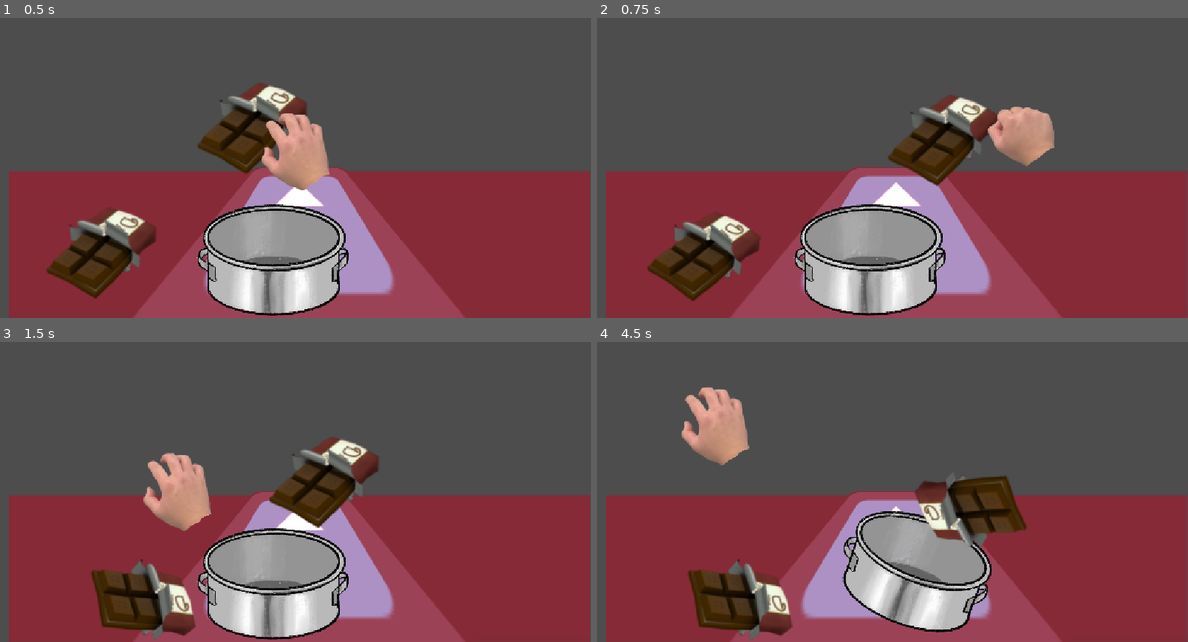
Above: before the commit, frames 1-4 (two rows, left to right).
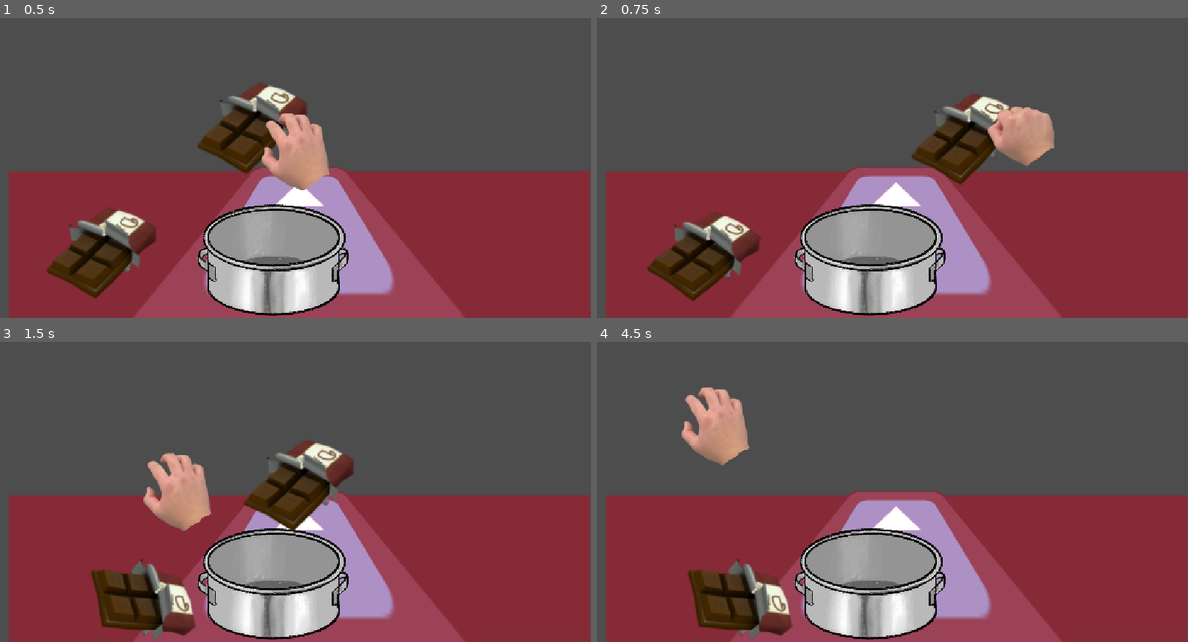
Above: after the commit, the same moments.

Repository: EugeneGLi/HotCocoaForTwo
Game: Godot game, scene res://scenes/KitchenScenes/kitchen.tscn
Two runs of this game, one before a commit and one after it. Both use one fixed random seed, a clock stepped at 60 frames per second and the inputs below. Before the commit the project starts from res://scenes/kitchen.tscn. The engine's default icon, where the game draws it, is replaced by a stand-in: a white triangle on a blue panel in a dark square.
Inputs (mouse positions are in pixels of both pictures, inside the frame that each line leads up to):
- Up to frame 1 (0.5 s): no input
- Up to frame 2 (0.75 s): tap Enter (ui_accept) at 0.5 s; move the mouse to (1022, 135) at 0.52 s; press the mouse at (1022, 135) at 0.53 s; hold Right (ui_right) from 0.53 s (still down)
- Up to frame 3 (1.5 s): keep holding Right (ui_right); tap Enter (ui_accept) at 0.77 s; move the mouse to (177, 492) at 1.27 s; release the mouse at (177, 492) at 1.28 s; click (177, 492) at 1.35 s
- Up to frame 4 (4.5 s): tap Enter (ui_accept) at 1.52, 3.02, 3.77 s; move the mouse to (951, 402) at 2.02 s; release Right (ui_right) at 2.03 s; press the mouse at (951, 402) at 2.03 s; hold Left (ui_left) 2.03-2.78 s; move the mouse to (862, 543) at 2.77 s; release the mouse at (862, 543) at 2.78 s; hold Right (ui_right) 2.78-4.28 s; click (862, 543) at 2.85 s; move the mouse to (1069, 525) at 3.52 s; press the mouse at (1069, 525) at 3.53 s; move the mouse to (715, 426) at 4.27 s; release the mouse at (715, 426) at 4.28 s; hold Left (ui_left) from 4.28 s (still down); click (715, 426) at 4.35 s

Frame 1 is identical in both runs. In frame 2, 3.1% of the frame differs, in the area x 49-70%, y 25-57%; in frame 3, 3.7%; in frame 4, 12%, in the area x 33-73%, y 44-100%.

Commit message:
reorganiztion

Diff:
--- a/HotCocoaForTwo/scenes/ingredient.tscn
+++ b/HotCocoaForTwo/scenes/KitchenItems/ingredient.tscn
@@ -1,8 +1,8 @@
 [gd_scene format=3 uid="uid://cai0m5xuone5r"]
 
 [ext_resource type="Texture2D" uid="uid://dh31461mqgyxn" path="res://assets/choclate.png" id="1_rcex7"]
-[ext_resource type="Script" uid="uid://8fh45c5xxnl5" path="res://scripts/ingredient.gd" id="1_ssx0k"]
-[ext_resource type="PackedScene" uid="uid://clgm0opwuomqn" path="res://scenes/grabbable.tscn" id="2_de0p5"]
+[ext_resource type="Script" uid="uid://8fh45c5xxnl5" path="res://scripts/kitchen/ingredient.gd" id="1_ssx0k"]
+[ext_resource type="PackedScene" uid="uid://clgm0opwuomqn" path="res://scenes/KitchenInteractables/grabbable.tscn" id="2_de0p5"]
 
 [sub_resource type="RectangleShape2D" id="RectangleShape2D_r8pa7"]
 size = Vector2(121.3591, 176.7355)
@@ -12,11 +12,11 @@
 
 [node name="Ingredient" type="Node2D" unique_id=993039001 node_paths=PackedStringArray("area2d")]
 script = ExtResource("1_ssx0k")
-max_speed = 1000.0
 area2d = NodePath("GrabbableTemplate/GrabbableArea")
 
 [node name="GrabbableTemplate" parent="." unique_id=1450439087 instance=ExtResource("2_de0p5")]
 unique_name_in_owner = true
+mass = 0.5
 
 [node name="Sprite" parent="GrabbableTemplate" index="0" unique_id=2049580082]
 scale = Vector2(2, 2)
--- /dev/null
+++ b/HotCocoaForTwo/scenes/KitchenScenes/Stovescene.tscn
@@ -0,0 +1,3 @@
+[gd_scene format=3 uid="uid://d0urxv8srbdfw"]
+
+[node name="Stovescene" type="Node2D" unique_id=1657520205]
--- /dev/null
+++ b/HotCocoaForTwo/scenes/KitchenScenes/sink.tscn
@@ -0,0 +1,3 @@
+[gd_scene format=3 uid="uid://01vnhrvylufu"]
+
+[node name="Sink" type="Node2D" unique_id=888673762]
--- /dev/null
+++ b/HotCocoaForTwo/scenes/KitchenScenes/storage.tscn
@@ -0,0 +1,3 @@
+[gd_scene format=3 uid="uid://bmwdqam8gh4nh"]
+
+[node name="Storage" type="Node2D" unique_id=400335328]
--- a/HotCocoaForTwo/scenes/hand.tscn
+++ b/HotCocoaForTwo/scenes/hand.tscn
@@ -1,6 +1,6 @@
 [gd_scene format=3 uid="uid://cvacwf6q2s7nr"]
 
-[ext_resource type="Script" uid="uid://d4dbrldky3nna" path="res://scripts/hand.gd" id="1_k7pjy"]
+[ext_resource type="Script" uid="uid://d4dbrldky3nna" path="res://scripts/kitchen/hand.gd" id="1_k7pjy"]
 [ext_resource type="Texture2D" uid="uid://i0oa0wh1g2un" path="res://assets/openHand.png" id="1_sor51"]
 [ext_resource type="Texture2D" uid="uid://chffshm14nqhw" path="res://assets/arm.png" id="2_di2uo"]
 [ext_resource type="Texture2D" uid="uid://7tglhejhnmej" path="res://assets/closedHand.png" id="3_m1v21"]
--- /dev/null
+++ b/HotCocoaForTwo/scenes/main.tscn
@@ -0,0 +1,3 @@
+[gd_scene format=3 uid="uid://cesftg5th0181"]
+
+[node name="Main" type="Node2D" unique_id=554834825]
--- /dev/null
+++ b/HotCocoaForTwo/scenes/start_screen.tscn
@@ -0,0 +1,3 @@
+[gd_scene format=3 uid="uid://b2dyecfx310u1"]
+
+[node name="StartScreen" type="Node2D" unique_id=1786329822]
--- a/HotCocoaForTwo/scripts/ingredient.gd
+++ b/HotCocoaForTwo/scripts/kitchen/ingredient.gd
@@ -5,7 +5,8 @@
 var isGrabbed = false;
 var toFollow: Node2D
 @onready var rigidBody : RigidBody2D = %GrabbableTemplate
-@export var max_speed : float = 50
+@export var max_speed : float = 1250
+@export var max_offset : float = 100
 @export var angular_damping := 8.0
 @export var area2d : Area2D
 var current_grav
@@ -20,6 +21,7 @@
 		var current := rigidBody.position
 		var distance := destination - current
 		#print(str(destination) + " + " + str(current) + " = " + str(distance))
+		var is_far_away := distance.length() > max_offset
 		rigidBody.linear_velocity = (distance / _delta).limit_length(max_speed)
 		rigidBody.angular_velocity = move_toward(rigidBody.angular_velocity, 0.0, angular_damping * _delta * 10.0)
 
Renamed: HotCocoaForTwo/scenes/grabbable.tscn -> HotCocoaForTwo/scenes/KitchenInteractables/grabbable.tscn
Renamed: HotCocoaForTwo/scenes/pot.tscn -> HotCocoaForTwo/scenes/KitchenItems/pot.tscn
Renamed: HotCocoaForTwo/scenes/kitchen.tscn -> HotCocoaForTwo/scenes/KitchenScenes/kitchen.tscn
Renamed: HotCocoaForTwo/scripts/hand.gd -> HotCocoaForTwo/scripts/kitchen/hand.gd
Renamed: HotCocoaForTwo/scripts/hand.gd.uid -> HotCocoaForTwo/scripts/kitchen/hand.gd.uid
Renamed: HotCocoaForTwo/scripts/ingredient.gd.uid -> HotCocoaForTwo/scripts/kitchen/ingredient.gd.uid
